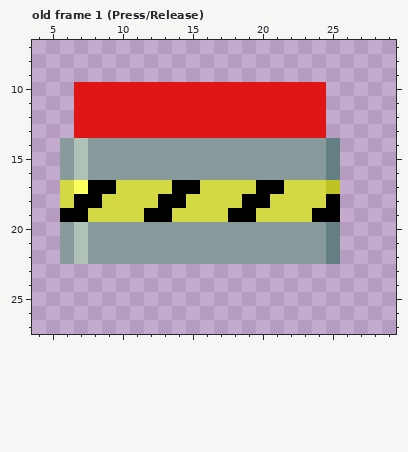
Two versions of one pixel-art file, assets/textures/button.aseprite. Above, as it was before the edit.
32x32 pixels, 11 frames. Shown: old frame 1 (Press/Release): x 4..29, y 7..27. The commit also changed other frames, which this record leaves out.
After:
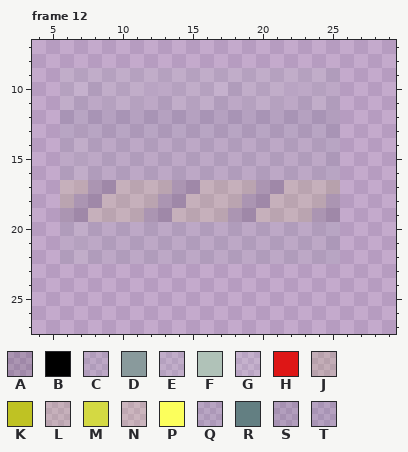
Palette (. is transparent): A #00000020  B #000000  C #899a9c20  D #899a9c  E #b0c2b820  F #b0c2b8  G #ceded520  H #de1616  J #bfc22320  K #bfc223  L #d4d94320  M #d4d943  N #fcff5c20  P #fcff5c  Q #637f8220  R #637f82  S #33475220  T #49606920
A new or re-ordered frame is compared with the old frame closest to it.
Commit message: BaseButton: Update spritesheet
Changes in this commit:
frames 11 -> 22
layer "button Copy" now shown
Changed rows in their new state; - is an unchanged pixel.
Frame 12 is new; against old frame 1 (Press/Release), layers "button", "button Copy":
first column x 6:
 9 EEEEEEEEEEEEEEEEEEEC
10 EGCEEEGCEEEGCEEEGCEC
11 ECCEEECCEEECCEEECCEC
12 TQTTTTTTTTTTTTTTTTTS
13 QCQQQQQQQQQQQQQQQQQT
14 CECCCCCCCCCCCCCCCCCQ
15 CECCCCCCCCCCCCCCCCCQ
16 CECCCCCCCCCCCCCCCCCQ
17 LNAALLLLAALLLLAALLLJ
18 LAALLLLAALLLLAALLLLA
19 AALLLLAALLLLAALLLLAA
20 CECCCCCCCCCCCCCCCCCQ
21 CECCCCCCCCCCCCCCCCCQ
22 CECCCCCCCCCCCCCCCCCQ
